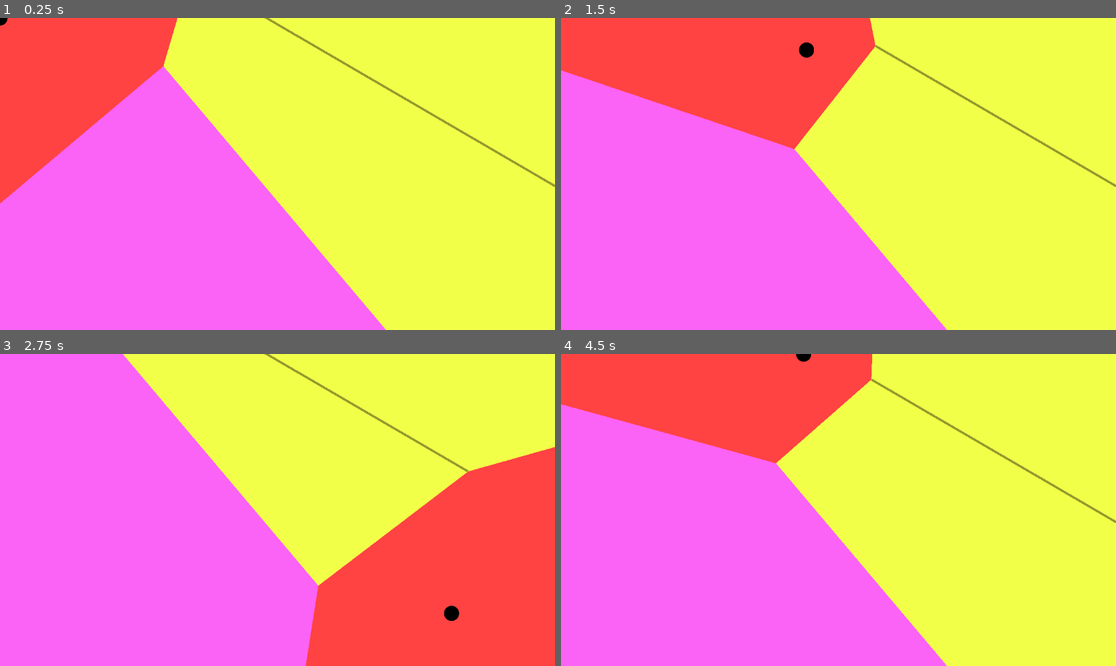
Above: before the commit, frames 1-4 (two rows, left to right).
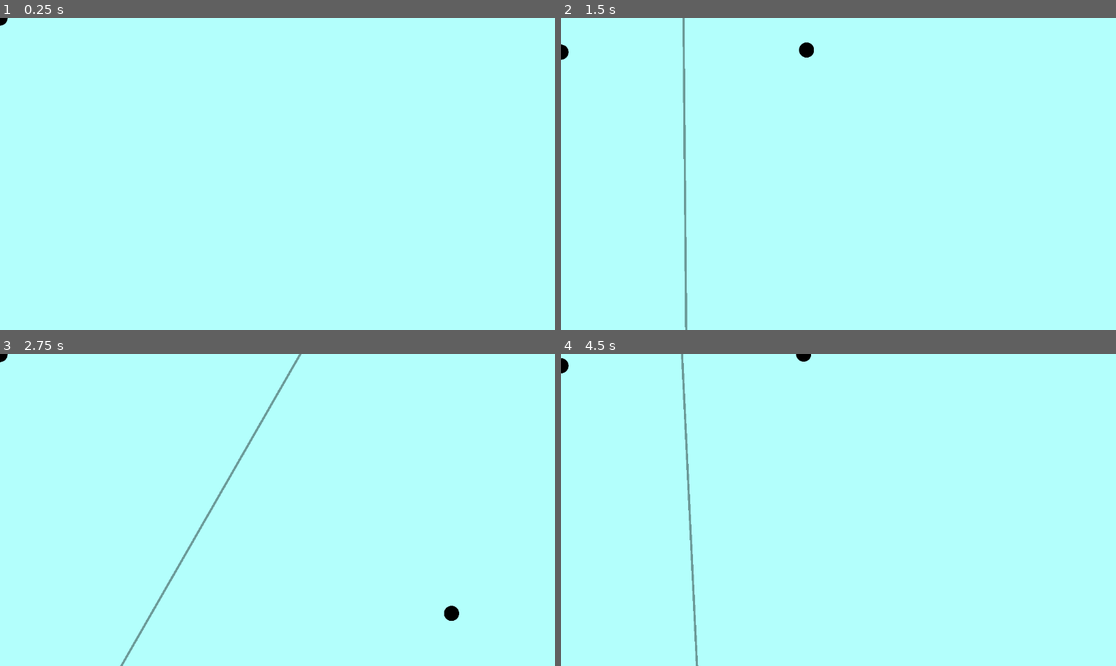
Above: after the commit, the same moments.

Repository: ProgrammingParadox/voronoi-game
Game: Godot game, scene res://scenes/Game.tscn
The game is run twice, just before and just after one commit, with the same random seed, the same clock (stepped at 60 frames per second) and the same inputs. This scene is started directly instead of the project's main scene.
Inputs (mouse positions are in pixels of both pictures, inside the frame that each line leads up to):
- Up to frame 1 (0.25 s): no input
- Up to frame 2 (1.5 s): tap Enter (enter) at 0.5, 0.6 s; move the mouse to (960, 158) at 0.52 s; hold D (player_1_right) 0.53-1.28 s; tap Down (player_2_down) at 0.8, 1.35 s; move the mouse to (727, 189) at 1.27 s; hold S (player_1_down) from 1.28 s (still down)
- Up to frame 3 (2.75 s): tap Up (player_2_up) at 1.55, 2.1 s; move the mouse to (333, 441) at 2.02 s; release S (player_1_down) at 2.03 s; hold D (player_1_right) from 2.03 s (still down); tap Enter (enter) at 2.3 s
- Up to frame 4 (4.5 s): move the mouse to (810, 572) at 2.77 s; release D (player_1_right) at 2.78 s; hold W (player_1_up) 2.78-3.53 s; tap Enter (enter) at 2.85 s; tap Down (player_2_down) at 3.05, 4.35 s; move the mouse to (1005, 556) at 3.52 s; hold A (player_1_left) from 3.53 s (still down); tap Q (player_1_plant) at 3.6 s; tap Up (player_2_up) at 3.8 s; move the mouse to (672, 463) at 4.27 s

The runs differ from the first frame. In frame 1, 100% of the frame differs, in the area x 0-100%, y 0-100%; in frame 2, 100%; in frame 3, 100%; in frame 4, 100%.
Error before the commit: Cannot call method 'instantiate' on a null value. (res://scripts/player.gd:29)
Error after the commit: Cannot call method 'instantiate' on a null value. (res://scripts/player.gd:42)

Commit message:
Two player, generalized voronoi logic

Diff:
--- /dev/null
+++ b/player.tscn
@@ -0,0 +1,35 @@
+[gd_scene load_steps=5 format=3 uid="uid://bhp5xw5nom5h"]
+
+[ext_resource type="Script" uid="uid://btcn8r5ytt6yn" path="res://scripts/player.gd" id="1_onrkg"]
+[ext_resource type="Texture2D" uid="uid://dq7lwem33alvc" path="res://circle.svg" id="2_i3pqv"]
+
+[sub_resource type="SpriteFrames" id="SpriteFrames_0hol4"]
+animations = [{
+"frames": [{
+"duration": 1.0,
+"texture": ExtResource("2_i3pqv")
+}],
+"loop": true,
+"name": &"default",
+"speed": 5.0
+}]
+
+[sub_resource type="CircleShape2D" id="CircleShape2D_0hol4"]
+radius = 15.1327
+
+[node name="Player" type="CharacterBody2D"]
+z_index = 1
+script = ExtResource("1_onrkg")
+speed = 800
+acceleration = 0.09
+controls_up = "player_1_up"
+controls_down = "player_1_down"
+controls_left = "player_1_left"
+controls_right = "player_1_right"
+
+[node name="AnimatedSprite2D" type="AnimatedSprite2D" parent="."]
+scale = Vector2(0.245, 0.245)
+sprite_frames = SubResource("SpriteFrames_0hol4")
+
+[node name="CollisionShape2D" type="CollisionShape2D" parent="."]
+shape = SubResource("CircleShape2D_0hol4")
--- a/scenes/Game.tscn
+++ b/scenes/Game.tscn
@@ -1,9 +1,9 @@
-[gd_scene load_steps=8 format=3 uid="uid://og27vauvhwyp"]
+[gd_scene load_steps=6 format=3 uid="uid://og27vauvhwyp"]
 
+[ext_resource type="Script" uid="uid://bfiqymei23qyp" path="res://scenes/game.gd" id="1_s0nni"]
 [ext_resource type="Shader" uid="uid://31ww3j04rdyb" path="res://voronoi.gdshader" id="1_t88pq"]
 [ext_resource type="Script" uid="uid://chnkqismhkqxo" path="res://scripts/voronoi.gd" id="2_r0x5m"]
-[ext_resource type="Script" uid="uid://btcn8r5ytt6yn" path="res://scripts/player.gd" id="3_78awf"]
-[ext_resource type="Texture2D" uid="uid://dq7lwem33alvc" path="res://circle.svg" id="5_2vekm"]
+[ext_resource type="PackedScene" uid="uid://bhp5xw5nom5h" path="res://player.tscn" id="4_78awf"]
 
 [sub_resource type="ShaderMaterial" id="ShaderMaterial_q6r6c"]
 shader = ExtResource("1_t88pq")
@@ -14,21 +14,8 @@
 shader_parameter/p_y = PackedFloat32Array(0, 0, 0, 0, 0, 0, 0, 0, 0, 0, 0, 0, 0, 0, 0, 0, 0, 0, 0, 0, 0, 0, 0, 0, 0, 0, …(222 unchanged characters)…
 shader_parameter/colors = PackedFloat32Array(0, 0, 0, 0, 0, 0, 0, 0, 0, 0, 0, 0, 0, 0, 0, 0, 0, 0, 0, 0, 0, 0, 0, 0, 0, …(1125 unchanged characters)…
 
-[sub_resource type="SpriteFrames" id="SpriteFrames_0hol4"]
-animations = [{
-"frames": [{
-"duration": 1.0,
-"texture": ExtResource("5_2vekm")
-}],
-"loop": true,
-"name": &"default",
-"speed": 5.0
-}]
-
-[sub_resource type="CircleShape2D" id="CircleShape2D_0hol4"]
-radius = 15.1327
-
 [node name="Node2D" type="Node2D"]
+script = ExtResource("1_s0nni")
 
 [node name="Voronoi" type="Sprite2D" parent="."]
 z_index = -1
@@ -36,17 +23,11 @@
 centered = false
 region_rect = Rect2(0, 0, 100, 100)
 script = ExtResource("2_r0x5m")
-points = 5
 
-[node name="Player" type="CharacterBody2D" parent="."]
-z_index = 1
-script = ExtResource("3_78awf")
-speed = 800
-acceleration = 0.09
+[node name="Player 1" parent="." instance=ExtResource("4_78awf")]
 
-[node name="AnimatedSprite2D" type="AnimatedSprite2D" parent="Player"]
-scale = Vector2(0.245, 0.245)
-sprite_frames = SubResource("SpriteFrames_0hol4")
-
-[node name="CollisionShape2D" type="CollisionShape2D" parent="Player"]
-shape = SubResource("CircleShape2D_0hol4")
+[node name="Player 2" parent="." instance=ExtResource("4_78awf")]
+controls_up = "player_2_up"
+controls_down = "player_2_down"
+controls_left = "player_2_left"
+controls_right = "player_2_right"
--- /dev/null
+++ b/scenes/game.gd
@@ -0,0 +1,46 @@
+extends Node2D
+
+var screen_size: Vector2;
+
+var references = [];
+
+var point_x = [];
+var point_y = [];
+var colors  = [];
+
+func resize():
+	screen_size = get_viewport_rect().size
+
+func add_point(ref):
+	references.append(ref);
+
+func remove_point(ref):
+	var ind = references.find(ref);
+	references.remove_at(ind);
+
+func build_voronoi_seeds():
+	var m = max(screen_size.x, screen_size.y);
+
+	var temp_point_x = [];
+	var temp_point_y = [];
+	var temp_colors  = [];
+	for ref in references:
+		temp_point_x.append(ref.position.x / m);
+		temp_point_y.append(ref.position.y / m);
+
+		temp_colors.append_array([ref.color[0], ref.color[1], ref.color[2], ref.color[3]])
+
+	point_x = temp_point_x;
+	point_y = temp_point_y;
+	colors  = temp_colors ;
+
+# Called when the node enters the scene tree for the first time.
+func _ready() -> void:
+	resize()
+
+	get_tree().root.size_changed.connect(resize)
+
+
+# Called every frame. 'delta' is the elapsed time since the previous frame.
+func _process(delta: float) -> void:
+	build_voronoi_seeds()
--- a/scripts/player.gd
+++ b/scripts/player.gd
@@ -3,9 +3,18 @@
 @export var speed = 400
 @export var acceleration: float = 1.0;
 
+@export var color: Color = Global.COLOR_PALETTE[0];
+
 @export var seed_tscn : PackedScene
 
+@export var controls_up    : String;
+@export var controls_down  : String;
+@export var controls_left  : String;
+@export var controls_right : String;
+
 var screen_size
+
+@onready var parent = get_node("/root/Node2D");
 
 func resize():
 	screen_size = get_viewport_rect().size
@@ -13,16 +22,20 @@
 func _ready():
 	screen_size = get_viewport_rect().size
 	process_mode = Node.PROCESS_MODE_PAUSABLE
+
+	resize()
 	get_tree().get_root().size_changed.connect(resize)
 
+	parent.add_point(self);
+
 func _physics_process(delta: float) -> void:
-	if Input.is_action_pressed("player_1_right"):
+	if Input.is_action_pressed(controls_right):
 		velocity.x += acceleration
-	if Input.is_action_pressed("player_1_left"):
+	if Input.is_action_pressed(controls_left):
 		velocity.x += -acceleration
-	if Input.is_action_pressed("player_1_down"):
+	if Input.is_action_pressed(controls_down):
 		velocity.y += acceleration
-	if Input.is_action_pressed("player_1_up"):
+	if Input.is_action_pressed(controls_up):
 		velocity.y += -acceleration
 
 	if Input.is_action_just_pressed("player_1_plant"):
--- a/scripts/voronoi.gd
+++ b/scripts/voronoi.gd
@@ -3,13 +3,14 @@
 # screen size, duh
 var screen_size;
 
-@export var points = 50;
+@onready var parent = get_node("/root/Node2D");
 
 var color_palette = Global.COLOR_PALETTE;
 
 var point_x = [];
 var point_y = [];
 var colors = [];
+
 func resize():
 	screen_size = get_viewport_rect().size
 
@@ -24,35 +25,9 @@
 
 	get_tree().get_root().size_changed.connect(resize)
 
-	for i in range(points):
-		point_x.append(randf())
-		point_y.append(randf())
+func _process(delta: float) -> void:
+	material.set_shader_parameter("points", parent.point_x.size());
 
-		var c = color_palette[randi() % color_palette.size()]
-
-		colors.append(c[0])
-		colors.append(c[1])
-		colors.append(c[2])
-		colors.append(c[3])
-
-	material.set_shader_parameter("p_x", point_x)
-	material.set_shader_parameter("p_y", point_y)
-	material.set_shader_parameter("colors", colors)
-	material.set_shader_parameter("points", points)
-
-func _process(delta: float) -> void:
-	var player_position = get_parent().get_node("Player").position
-
-	var m = max(screen_size.x, screen_size.y);
-
-	var px = player_position.x/m
-	var py = player_position.y/m
-
-	material.set_shader_parameter("player_x", px)
-	material.set_shader_parameter("player_y", py)
-
-	point_x[0] = px;
-	point_y[0] = py;
-
-	material.set_shader_parameter("p_x", point_x)
-	material.set_shader_parameter("p_y", point_y)
+	material.set_shader_parameter("p_x"   , parent.point_x);
+	material.set_shader_parameter("p_y"   , parent.point_y);
+	material.set_shader_parameter("colors", parent.colors );
--- a/voronoi.gdshader
+++ b/voronoi.gdshader
@@ -3,7 +3,7 @@
 uniform float player_x = 0.0;
 uniform float player_y = 0.0;
 
-uniform int points = 100;
+uniform int   points = 1;
 uniform float p_x[100];
 uniform float p_y[100];
 uniform float colors[100 * 4];
@@ -27,12 +27,12 @@
 }
 
 void findTwoClosest(vec2 pos, out int closest, out int second_closest){
-	float nearest_1 = 100000.0;
+	float nearest_1 = 10000000.0;
 	closest = -1;
-	float nearest_2 = 100000.0;
+	float nearest_2 = 10000000.0;
 	second_closest = -1;
 	for(int i = 0; i < points; i++){
-		vec2 cur = vec2(p_x[i], p_y[i]);
+		vec2 cur = getPoint(i);
 
 		float dist = distance(cur, pos);
 
Not shown, added: scenes/game.gd.uid
